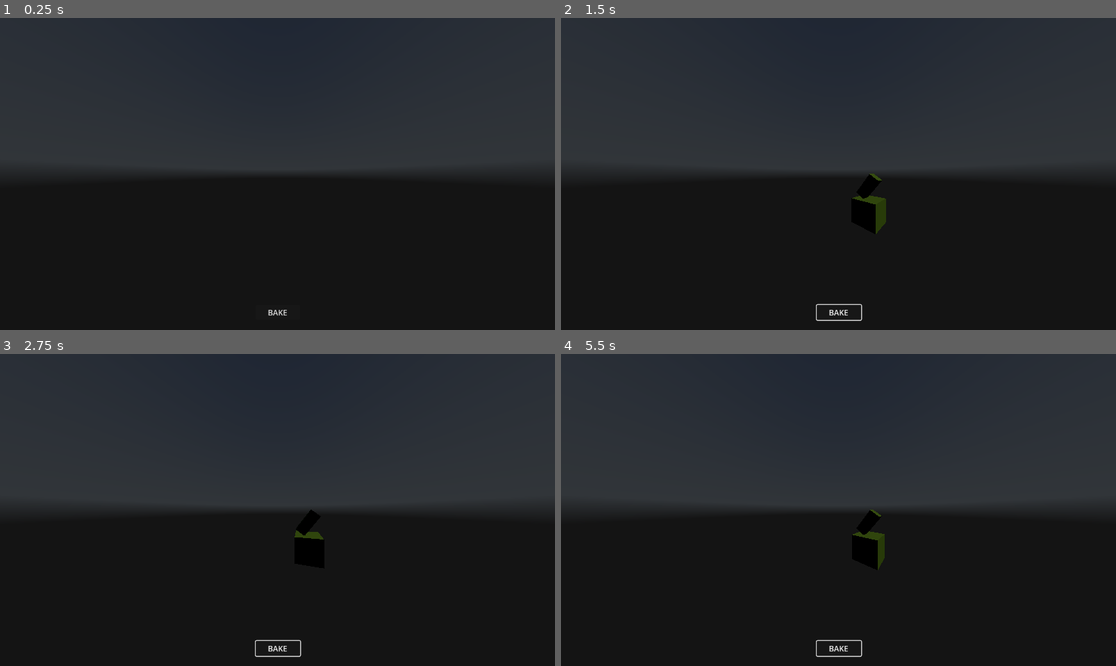
Above: before the commit, frames 1-4 (two rows, left to right).
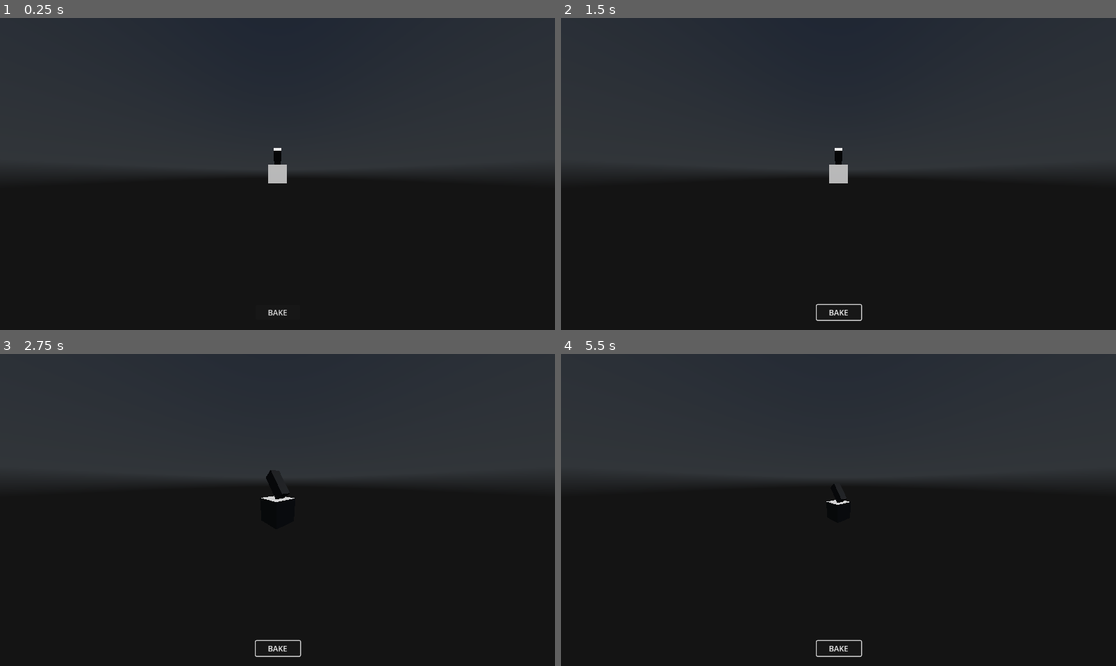
Above: after the commit, the same moments.

Repository: bigCodeArthur/Builder_rogue_like
Game: Godot game, scene res://BuilderTest.tscn
Two runs of this game, one before a commit and one after it. Both use one fixed random seed, a clock stepped at 60 frames per second and the inputs below. A sky picture missing from this copy of the repository is replaced by a grey-blue gradient.
Inputs (mouse positions are in pixels of both pictures, inside the frame that each line leads up to):
- Up to frame 1 (0.25 s): no input
- Up to frame 2 (1.5 s): click "BAKE" at 0.5 s; tap Enter (ui_accept) at 1.25 s; move the mouse to (960, 158) at 1.27 s; hold Right (ui_right) from 1.28 s (still down); hold Middle mouse button (cam_move, bound only after the commit) from 1.28 s (still down)
- Up to frame 3 (2.75 s): tap Enter (ui_accept) at 1.52, 1.82, 2, 2.27, 2.57 s; tap Shift (shift, bound only after the commit) at 1.55, 2.1 s; move the mouse to (166, 525) at 2.02 s; release Right (ui_right) at 2.03 s; release Middle mouse button (cam_move, bound only after the commit) at 2.03 s; hold Down (ui_down) from 2.03 s (still down); tap Mouse wheel up (zoom_in, bound only after the commit) at 2.3 s
- Up to frame 4 (5.5 s): tap Enter (ui_accept) at 2.75, 3.77, 3.8, 4.07, 4.25, 5.27 s; move the mouse to (894, 441) at 2.77 s; release Down (ui_down) at 2.78 s; hold Right (ui_right) 2.78-3.53 s; tap Mouse wheel up (zoom_in, bound only after the commit) at 2.85 s; tap Mouse wheel down (zoom_out, bound only after the commit) at 3.05, 3.6 s; move the mouse to (810, 572) at 3.52 s; hold Up (ui_up) 3.53-4.28 s; move the mouse to (1005, 556) at 4.27 s; hold Enter (ui_accept) 4.28-5.03 s; hold Left (ui_left) from 4.28 s (still down); tap Middle mouse button (cam_move, bound only after the commit) at 4.55, 5.1 s; move the mouse to (672, 463) at 5.02 s; tap Shift (shift, bound only after the commit) at 5.3 s

The runs differ from the first frame. In frame 1, 0.3% of the frame differs, in the area x 48-52%, y 41-54%; in frame 2, 0.5%; in frame 3, 7.1%; in frame 4, 7.1%, in the area x 0-100%, y 41-70%.

Commit message:
inspector cam now fully functional

Diff:
--- a/BuilderTest.tscn
+++ b/BuilderTest.tscn
@@ -33,10 +33,13 @@
 [node name="DirectionalLight3D" type="DirectionalLight3D" parent="Environment" unique_id=1930909081]
 transform = Transform3D(1, 0, 0, 0, 0.5863865, 0.8100315, 0, -0.8100315, 0.5863865, 0, 0, 12.670316)
 
-[node name="Pivot" type="Node3D" parent="Environment" unique_id=1101434984]
+[node name="Pivot_y" type="Node3D" parent="Environment" unique_id=305353108]
+transform = Transform3D(1, 0, 0, 0, 1, 0, 0, 0, 1, 0, -20, 0)
 
-[node name="Camera3D" type="Camera3D" parent="Environment/Pivot" unique_id=1353930547]
-transform = Transform3D(0.8481683, 0, -0.5297268, 0, 1, 0, 0.5297268, 0, 0.8481683, -5.8566504, 3.043, 4.616)
+[node name="Pivot_x" type="Node3D" parent="Environment/Pivot_y" unique_id=1101434984]
+
+[node name="Camera3D" type="Camera3D" parent="Environment/Pivot_y/Pivot_x" unique_id=1353930547]
+transform = Transform3D(1, 0, 0, 0, 1, 0, 0, 0, 1, 0, 0, 10)
 fov = 123.5
 script = ExtResource("2_t1fpa")
 
@@ -49,7 +52,7 @@
 transform = Transform3D(0.99999994, 0, 0, 0, 1, 0, 0, 0, 0.99999994, 0, 0, 0)
 
 [node name="creator" type="Node3D" parent="." unique_id=1933058923]
-transform = Transform3D(1, 0, 0, 0, 1, 0, 0, 0, 1, 0, -20, 0)
+transform = Transform3D(1, 0, 0, 0, 1, 0, 0, 0, 1, 0, -100, 0)
 script = ExtResource("2_j1vrw")
 
 [node name="Untitled2" parent="creator" unique_id=2094855226 instance=ExtResource("2_ml37p")]
--- a/camera_3d.gd
+++ b/camera_3d.gd
@@ -1,19 +1,44 @@
 extends Camera3D
-var up_pos = position
-var down_pos = up_pos + Vector3.DOWN * 20
 
-@onready var pivot: Node3D = $".."
+var MOUSE_SENSITIVITY = 0.005
+var up_pos = Vector3.ZERO
+var down_pos = up_pos + Vector3.DOWN * 100
+var cam_move : bool = false
+var cam_pan : bool = false
 
-
-func _physics_process(delta: float) -> void:
-	if Input.is_action_pressed("ui_left"):
-		pivot.rotate(Vector3.UP, delta)
-	if Input.is_action_pressed("ui_right"):
-		pivot.rotate(Vector3.UP, -delta)
+@onready var pivot_y: Node3D = $"../.."
+@onready var pivot_x: Node3D = $".."
 
 
 func _process(_delta: float) -> void:
-	if Input.is_action_pressed("ui_accept"):
-		position = down_pos
-	else:
-		position = up_pos
+	if Input.is_action_pressed("cam_move"):
+		Input.mouse_mode = Input.MOUSE_MODE_CAPTURED
+		cam_move = true
+
+	elif Input.is_action_just_released("cam_move"):
+		Input.mouse_mode = Input.MOUSE_MODE_VISIBLE
+		cam_move = false
+
+	if Input.is_action_pressed("shift"): cam_pan = true
+	else: cam_pan = false
+
+	if Input.is_action_pressed("ui_accept"): pivot_y.position = up_pos
+	else: pivot_y.position = down_pos
+
+	if Input.is_action_just_pressed("zoom_in"): position.z -= 3
+	if Input.is_action_just_pressed("zoom_out"): position.z += 3
+	position.z = clamp(position.z, 3, 30)
+
+
+func _input(event: InputEvent) -> void:
+	if event is InputEventMouseMotion and cam_move:
+		if not cam_pan:
+			pivot_y.rotate_y(-event.relative.x * MOUSE_SENSITIVITY)
+			pivot_x.rotate_x(-event.relative.y * MOUSE_SENSITIVITY)
+			pivot_x.rotation.x = clamp(
+				pivot_x.rotation.x,
+				deg_to_rad(-90),
+				deg_to_rad(90)
+			);
+		else:
+			pivot_x.position.y += event.relative.y * MOUSE_SENSITIVITY
--- a/classes/Baker.gd
+++ b/classes/Baker.gd
@@ -27,7 +27,7 @@
 
 func bake_segment_to_bone(
 	c_meshes: Array[Mesh],
-	c_transforms : Array[Transform3D],
+	c_transforms: Array[Transform3D],
 	bone_id: int
 ) -> ArrayMesh:
 	var offset := creator.global_transform.affine_inverse()
--- a/classes/Helper.gd
+++ b/classes/Helper.gd
@@ -1,4 +1,6 @@
 class_name Helper extends Object
+##
+
 
 static func save_as_gltf(t: Node3D) -> void:
 	var gltf_doc = GLTFDocument.new()
--- a/project.godot
+++ b/project.godot
@@ -15,6 +15,29 @@
 config/features=PackedStringArray("4.6", "Forward Plus")
 config/icon="res://icon.svg"
 
+[input]
+
+cam_move={
+"deadzone": 0.2,
+"events": [null, Object(InputEventMouseButton,"resource_local_to_scene":false,"resource_name":"","device":-1,"window_id":0,"alt_pressed":false,"shift_pressed":false,"ctrl_pressed":false,"meta_pressed":false,"button_mask":4,"position":Vector2(183, 13),"global_position":Vector2(192, 61),"factor":1.0,"button_index":3,"canceled":false,"pressed":true,"double_click":false,"script":null)
+]
+}
+zoom_in={
+"deadzone": 0.2,
+"events": [Object(InputEventMouseButton,"resource_local_to_scene":false,"resource_name":"","device":-1,"window_id":0,"alt_pressed":false,"shift_pressed":false,"ctrl_pressed":false,"meta_pressed":false,"button_mask":8,"position":Vector2(127, 13),"global_position":Vector2(136, 61),"factor":1.0,"button_index":4,"canceled":false,"pressed":true,"double_click":false,"script":null)
+]
+}
+zoom_out={
+"deadzone": 0.2,
+"events": [Object(InputEventMouseButton,"resource_local_to_scene":false,"resource_name":"","device":-1,"window_id":0,"alt_pressed":false,"shift_pressed":false,"ctrl_pressed":false,"meta_pressed":false,"button_mask":16,"position":Vector2(218, 20),"global_position":Vector2(227, 68),"factor":1.0,"button_index":5,"canceled":false,"pressed":true,"double_click":false,"script":null)
+]
+}
+shift={
+"deadzone": 0.2,
+"events": [Object(InputEventKey,"resource_local_to_scene":false,"resource_name":"","device":-1,"window_id":0,"alt_pressed":false,"shift_pressed":false,"ctrl_pressed":false,"meta_pressed":false,"pressed":false,"keycode":0,"physical_keycode":4194325,"key_label":0,"unicode":0,"location":0,"echo":false,"script":null)
+]
+}
+
 [physics]
 
 3d/physics_engine="Jolt Physics"
